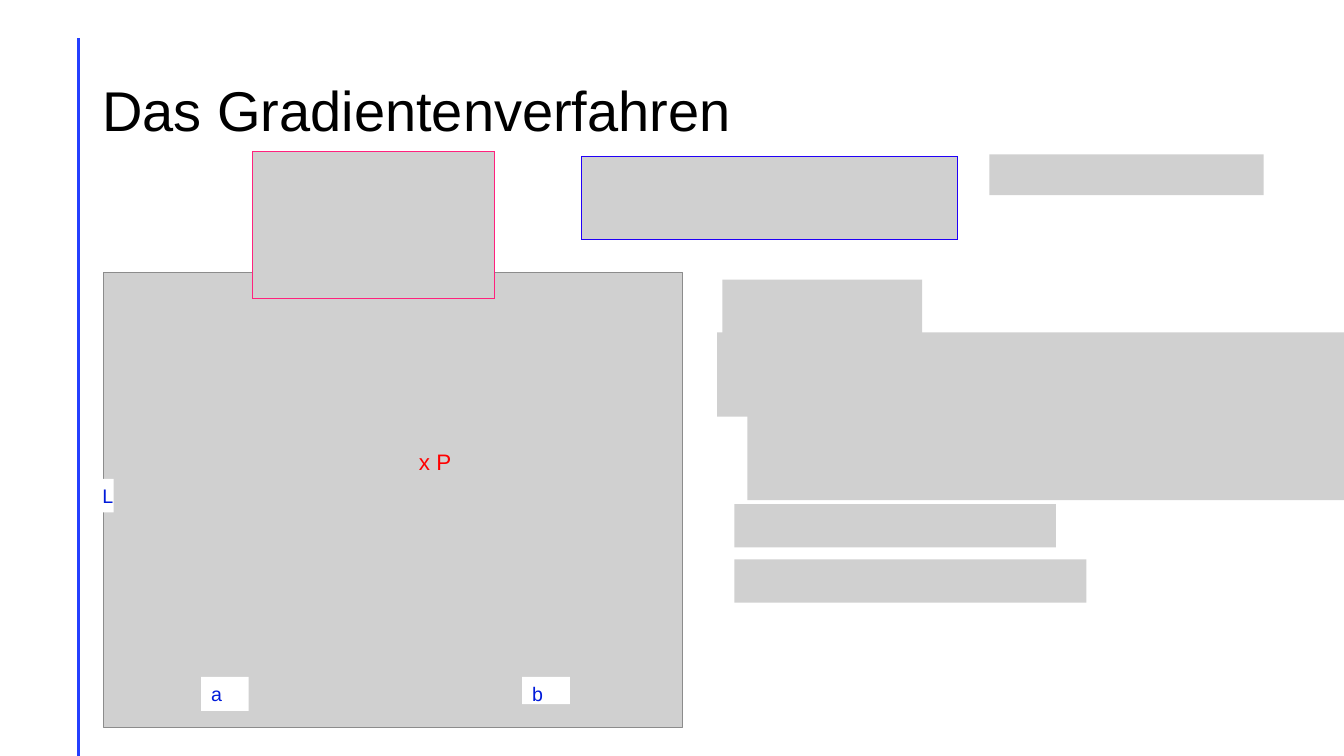
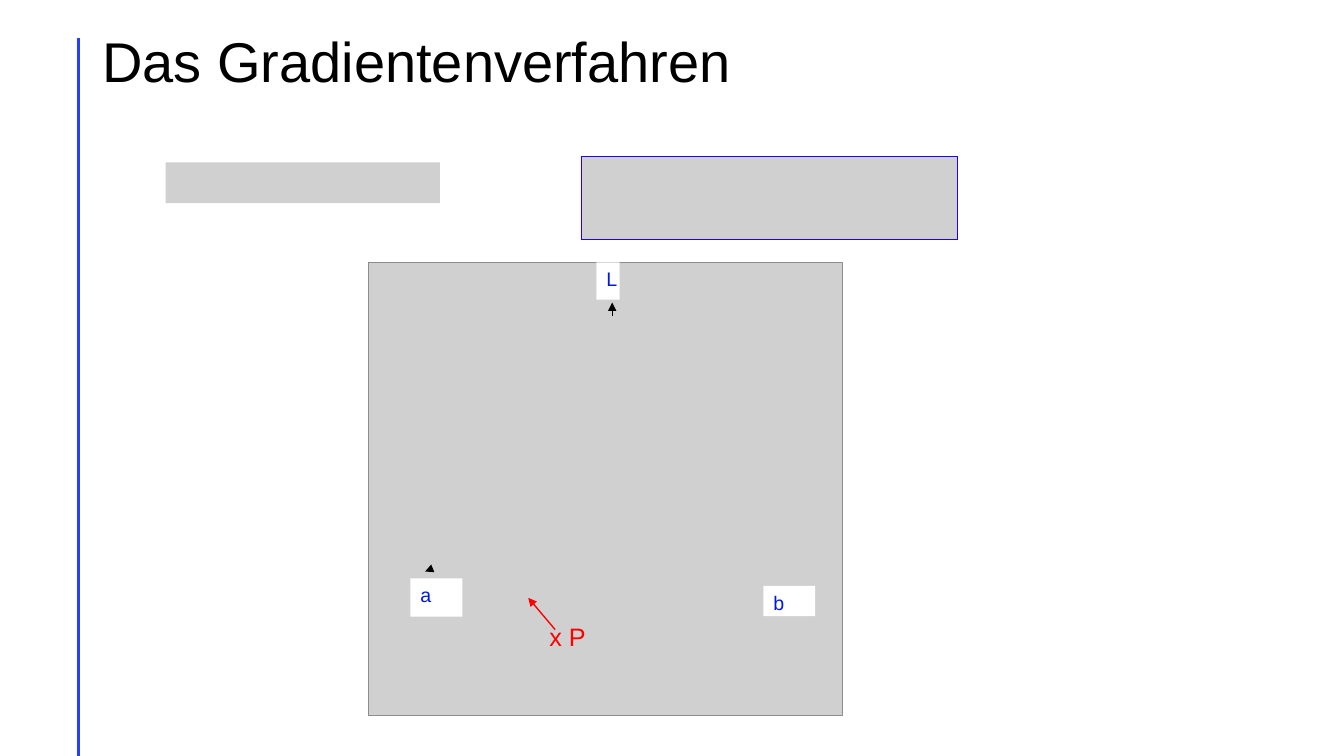
Before and after one commit to LeChummpy/PK, a slide deck: slide 11 of Präsi/präsi (3).pptx (slide 9 before the commit). Drawn at 1344x756 pixels with LibreOffice and Linux fonts; fonts in the diff are those of the drawing; grey boxes stand for pictures. Boxes give left, top, right and bottom in pixels: in the first picture for what was removed or moved away, otherwise in the second. Text is boxed around its words. In the diff, an @@ line names an element or a change of style, - is before the commit and + after.

```diff
--- a/Präsi/präsi (3).pptx
+++ b/Präsi/präsi (3).pptx
@@ title "Das Gradientenverfahren": place and size @@
-title "Das Gradientenverfahren" at bbox=[102, 90, 730, 132]
+title "Das Gradientenverfahren" at bbox=[102, 41, 730, 83]
@@ picture added at bbox=[165, 162, 440, 203] @@
@@ picture removed at bbox=[253, 152, 495, 298] @@
@@ picture removed at bbox=[990, 154, 1264, 195] @@
@@ picture added at bbox=[368, 262, 842, 716] @@
@@ rectangle "L": place and size @@
-rectangle "L" at bbox=[93, 479, 114, 512]
+rectangle "L" at bbox=[597, 262, 620, 299]
@@ picture removed at bbox=[103, 272, 683, 727] @@
@@ picture removed at bbox=[723, 279, 923, 335] @@
@@ arrow added from (612, 316) to (612, 302), #000000 0.5 pt @@
@@ picture removed at bbox=[718, 333, 1344, 417] @@
@@ picture removed at bbox=[747, 416, 1344, 501] @@
@@ picture removed at bbox=[735, 504, 1057, 547] @@
@@ arrow added from (433, 569) to (425, 572), #000000 0.5 pt @@
@@ picture removed at bbox=[735, 560, 1087, 603] @@
@@ rectangle "a": place and size @@
-rectangle "a" at bbox=[201, 678, 248, 712]
+rectangle "a" at bbox=[410, 579, 462, 617]
@@ arrow added from (556, 630) to (528, 598), #FF0000 1 pt @@
@@ rectangle "b": place and size @@
-rectangle "b" at bbox=[522, 678, 570, 705]
+rectangle "b" at bbox=[763, 586, 815, 616]
@@ text "x P": place and size @@
-text "x P" at bbox=[419, 454, 451, 470]
+text "x P" at bbox=[549, 625, 586, 646]
@@ text "x P" at bbox=[549, 625, 586, 646]: size 16 to 18 pt @@
```
Also in this commit, not shown: 17 other slides changed, 6 slides added, 1 slide removed, 2 other files.
